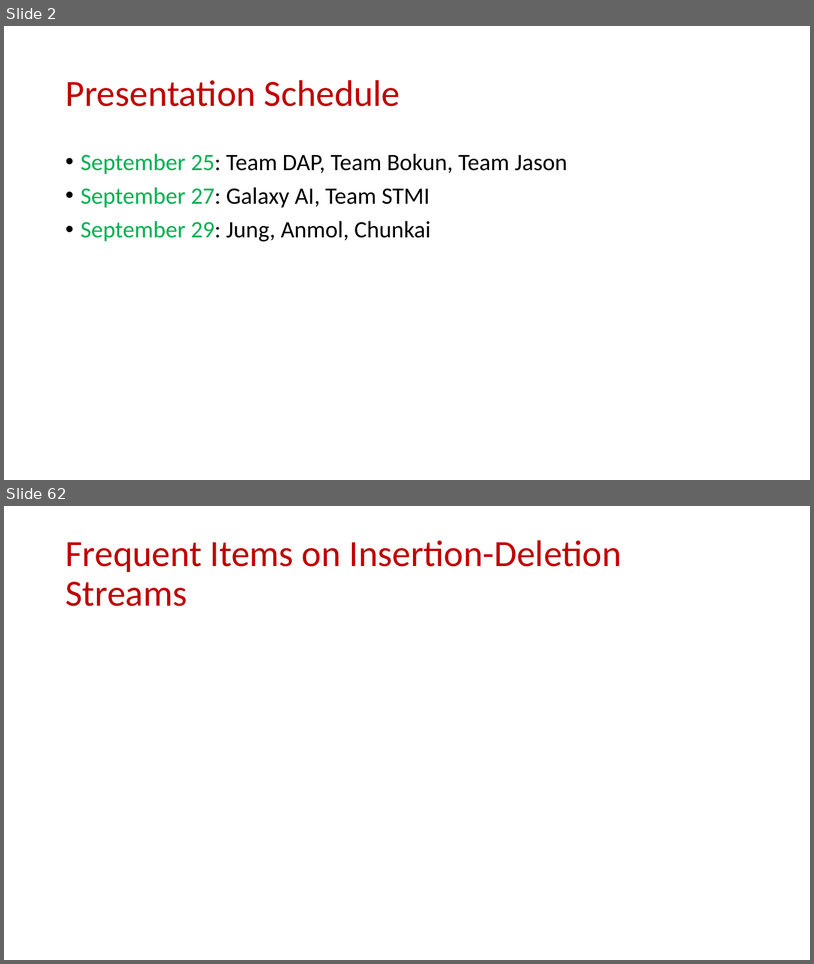
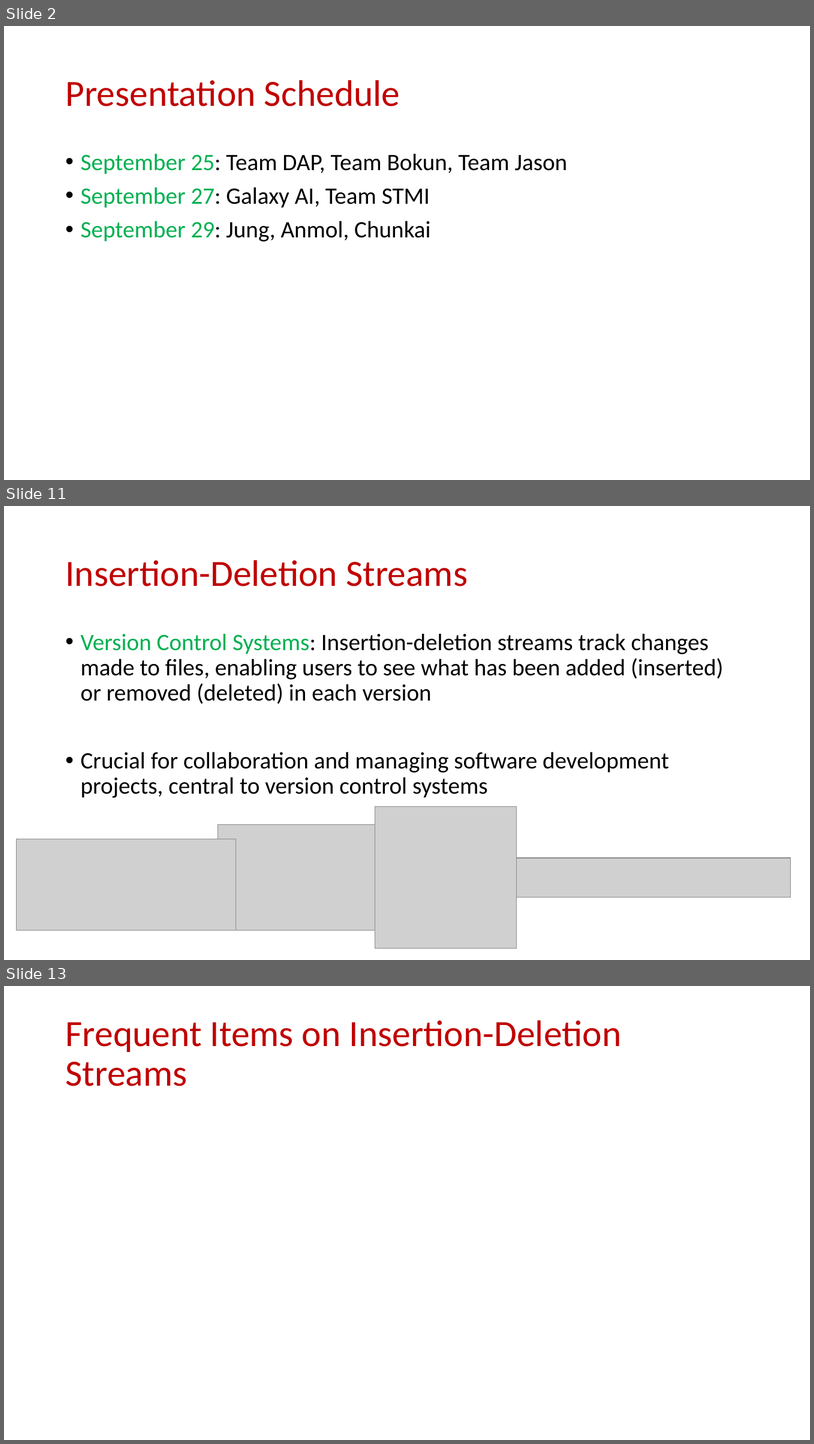
Before and after one commit to samsonzhou/samsonzhou.github.io, a slide deck: CSCE689-23/L11.pptx. Shown one above the other, each under a label of ours: slides 2 and 62 before the commit, slides 2, 11 and 13 after it; the slides between them are not shown. The pictures are 814x964 and 814x1444 pixels, drawn with LibreOffice and Linux fonts; fonts in the diff are those of the drawing; grey boxes stand for pictures. Boxes give left, top, right and bottom in pixels: in the first picture for what was removed or moved away, otherwise in the second. Text is boxed around its words. In the diff, an @@ line names an element or a change of style, - is before the commit and + after.

```diff
--- a/CSCE689-23/L11.pptx
+++ b/CSCE689-23/L11.pptx
@@ slide 11 added at <box>4,506,810,960</box>, background #FFFFFF @@
@@ title added at <box>65,560,468,586</box>, 44 pt, text #C00000 @@
+Insertion-Deletion Streams
@@ text added at <box>81,633,723,798</box>, 28 pt, text #000000 @@
+• Version Control Systems: Insertion-deletion streams track changes made to files, enabling users to see what has been added (inserted) or removed (deleted) in each version
+• Crucial for collaboration and managing software development projects, central to version control systems
@@ picture added at <box>375,807,517,948</box> @@
@@ picture added at <box>218,824,407,930</box> @@
@@ picture added at <box>17,839,236,930</box> @@
@@ picture added at <box>517,858,791,897</box> @@
@@ what was slide 62 is now slide 13 @@
```
Also in this commit, not shown: 16 slides changed, 15 other slides added.
